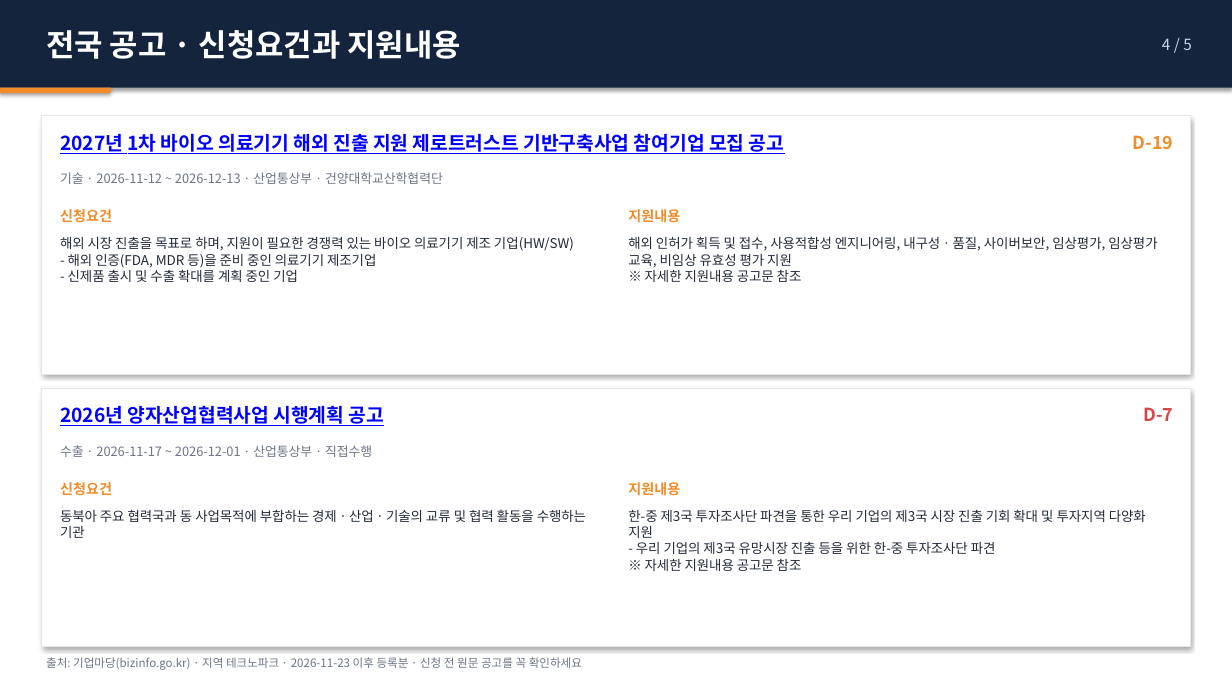
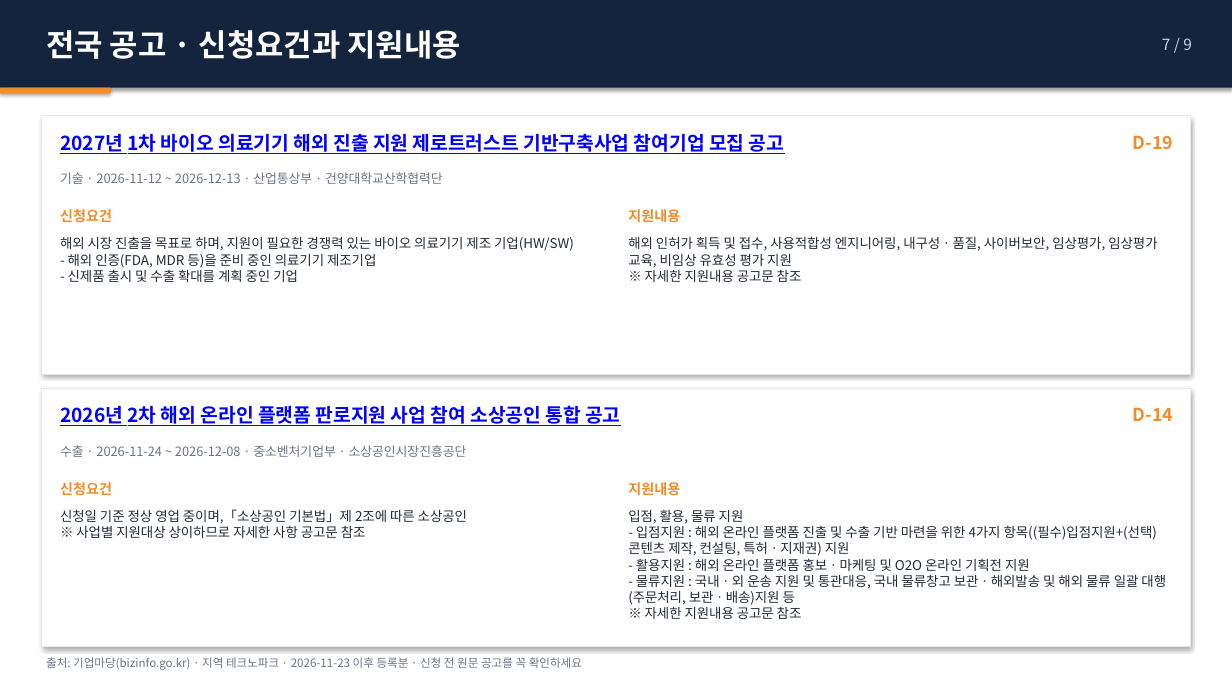
Before and after one commit to juddmank/helprnd.com, a slide deck: slide 22 of site/briefings/2026-11-24_지원사업공고.pptx (slide 11 before the commit). Drawn at 1232x693 pixels with LibreOffice and Linux fonts; fonts in the diff are those of the drawing. Boxes give left, top, right and bottom in pixels: in the first picture for what was removed or moved away, otherwise in the second. Text is boxed around its words. In the diff, an @@ line names an element or a change of style, - is before the commit and + after.

Commit message:
공고 업데이트 2026-11-24

```diff
--- a/site/briefings/2026-11-24_지원사업공고.pptx
+++ b/site/briefings/2026-11-24_지원사업공고.pptx
@@ text at (1162, 38, 1192, 50): text changed @@
-4 / 5
+7 / 9
@@ text at (60, 403, 620, 429): text changed @@
-2026년 양자산업협력사업 시행계획 공고
+2026년 2차 해외 온라인 플랫폼 판로지원 사업 참여 소상공인 통합 공고
@@ text at (1133, 407, 1174, 421): text changed; text colour #D64545 to #F28C28 @@
-D-7
+D-14
@@ text at (60, 445, 467, 457): text changed @@
-수출 · 2026-11-17 ~ 2026-12-01 · 산업통상부 · 직접수행
+수출 · 2026-11-24 ~ 2026-12-08 · 중소벤처기업부 · 소상공인시장진흥공단
@@ text at (60, 509, 467, 538): text changed @@
-동북아 주요 협력국과 동 사업목적에 부합하는 경제ㆍ산업ㆍ기술의 교류 및 협력 활동을 수행하는 기관
+신청일 기준 정상 영업 중이며,「소상공인 기본법」제 2조에 따른 소상공인
+※ 사업별 지원대상 상이하므로 자세한 사항 공고문 참조
@@ text at (628, 510, 1166, 619): text changed @@
-한-중 제3국 투자조사단 파견을 통한 우리 기업의 제3국 시장 진출 기회 확대 및 투자지역 다양화 지원
-- 우리 기업의 제3국 유망시장 진출 등을 위한 한-중 투자조사단 파견
-※ 자세한 지원내용 공고문 참조
+입점, 활용, 물류 지원
+- 입점지원 : 해외 온라인 플랫폼 진출 및 수출 기반 마련을 위한 4가지 항목((필수)입점지원+(선택)콘텐츠 제작, 컨설팅, 특허ㆍ지재권) 지원
+- 활용지원 : 해외 온라인 플랫폼 홍보ㆍ마케팅 및 O2O 온라인 기획전 지원
+- 물류지원 : 국내ㆍ외 운송 지원 및 통관대응, 국내 물류창고 보관ㆍ해외발송 및 해외 물류 일괄 대행(주문처리, 보관ㆍ배송)지원 등
+※ 자세한 지원내용 공고문 참조
```
Also in this commit, not shown: 11 other slides changed, 13 slides added, 3 other files.
